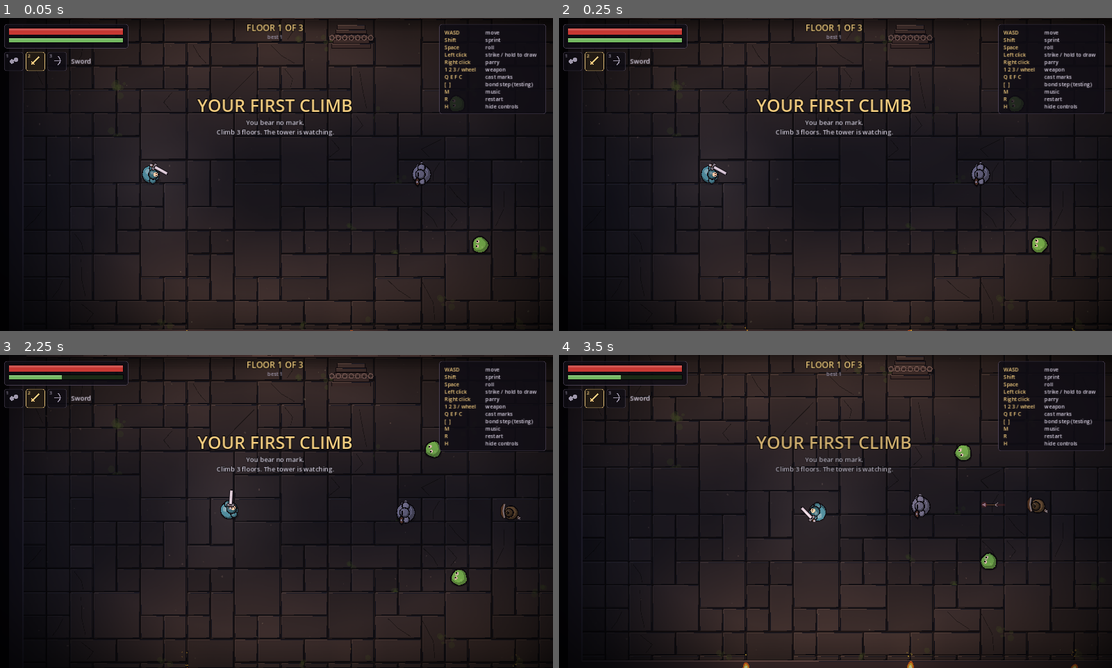
Above: before the commit, frames 1-4 (two rows, left to right).
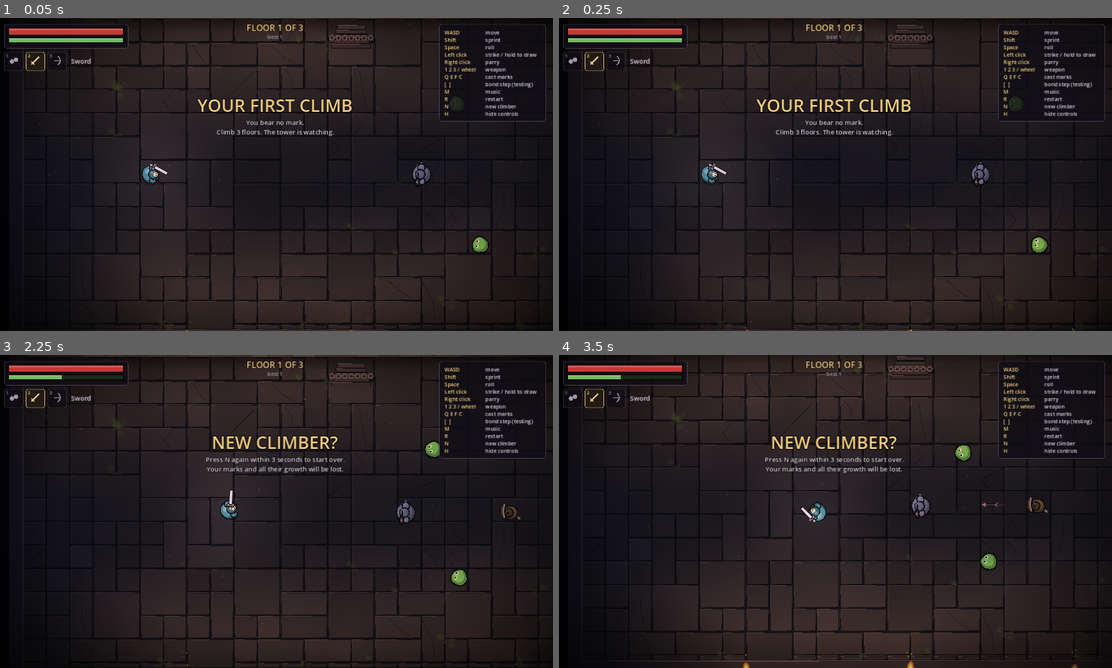
Above: after the commit, the same moments.

Repository: Raphu88/sixfold-tower-godot
Game: Godot game, scene res://scenes/main.tscn
Two runs of this game, one before a commit and one after it. Both use one fixed random seed, a clock stepped at 60 frames per second and the inputs below.
Inputs (mouse positions are in pixels of both pictures, inside the frame that each line leads up to):
- Up to frame 1 (0.05 s): no input
- Up to frame 2 (0.25 s): no input
- Up to frame 3 (2.25 s): tap Enter at 0.5 s; move the mouse to (398, 495) at 0.52 s; press the mouse at (398, 495) at 0.53 s; hold D (move_right) 0.53-1.25 s; tap Space (roll) at 0.8 s; release the mouse at (398, 495) at 1.25 s; drag from (165, 527) to (248, 574) at 1.27 s; move the mouse to (331, 442) at 2.02 s; press the mouse at (331, 442) at 2.03 s; hold D (move_right) from 2.03 s (still down); tap N (new_climber, bound only after the commit) at 2.1 s
- Up to frame 4 (3.5 s): release D (move_right) at 2.75 s; release the mouse at (890, 442) at 2.75 s; drag from (807, 574) to (669, 464) at 2.77 s

The runs differ from the first frame. In frame 1, 0.2% of the frame differs, in the area x 79-99%, y 27-75%; in frame 2, 0.2%; in frame 3, 1.5%, in the area x 35-99%, y 25-74%; in frame 4, 1.4%.

Commit message:
Add a "new climber" option to start over
Press N (or tap New on a phone) twice within 3 seconds to forget every
mark, all growth and soak, and the best floor, and begin the bondless
first climb again. The first press only asks to confirm.

Co-Authored-By: Claude Opus 5.5 <noreply@anthropic.com>
Claude-Session: https://claude.ai/code/session_01HwWXj9w7Di1bEHXTrCVubh

Diff:
--- a/scripts/controls.gd
+++ b/scripts/controls.gd
@@ -17,6 +17,7 @@
 	_bind("restart", [_key(KEY_R)])
 	_bind("toggle_music", [_key(KEY_M)])
 	_bind("toggle_help", [_key(KEY_H)])
+	_bind("new_climber", [_key(KEY_N)])
 	_bind("weapon_1", [_key(KEY_1)])
 	_bind("weapon_2", [_key(KEY_2)])
 	_bind("weapon_3", [_key(KEY_3)])
--- a/scripts/hud.gd
+++ b/scripts/hud.gd
@@ -126,7 +126,7 @@
 			["WASD", "move"], ["Shift", "sprint"], ["Space", "roll"],
 			["Left click", "strike / hold to draw"], ["Right click", "parry"],
 			["1 2 3 / wheel", "weapon"], ["Q E F C", "cast marks"],
-			["[  ]", "bond step (testing)"], ["M", "music"], ["R", "restart"], ["H", "hide controls"],
+			["[  ]", "bond step (testing)"], ["M", "music"], ["R", "restart"], ["N", "new climber"], ["H", "hide controls"],
 		]
 		var box := Rect2(size.x - 262, 14, 246, 20 + help.size() * 17)
 		draw_style_box(panel, box)
--- a/scripts/main.gd
+++ b/scripts/main.gd
@@ -56,6 +56,7 @@
 var climb_soak := {}  # everything soaked this climb
 var regard := {}  # the Regard, while it plays: {fell, part, id, t}
 var regard_pending := false
+var new_climber_t := 0.0  # a first press asks; a second within this time confirms
 
 # Attack turns: only this many monsters may be attacking at once.
 const MAX_ATTACKERS := 2
@@ -174,6 +175,15 @@
 	if Input.is_action_just_pressed("restart"):
 		get_tree().reload_current_scene()
 		return
+	new_climber_t -= delta / maxf(Engine.time_scale, 0.01)
+	if Input.is_action_just_pressed("new_climber"):
+		if new_climber_t > 0.0:
+			new_climber()
+			return
+		new_climber_t = 3.0
+		var again := "Tap New again" if touch_active else "Press N again"
+		banner = {"title": "NEW CLIMBER?", "lines": ["%s within 3 seconds to start over." % again, "Your marks and all their growth will be lost."], "t": 3.0}
+		sfx("warn_knight", 1.2, -6.0, 0.0)
 	if Input.is_action_just_pressed("step_up"):
 		_change_step(1)
 	if Input.is_action_just_pressed("step_down"):
@@ -432,6 +442,14 @@
 	get_tree().reload_current_scene()
 
 
+## Starts over as a new climber: no marks, back to the bondless first climb.
+func new_climber() -> void:
+	profile.reset()
+	Engine.time_scale = 1.0
+	if get_tree().current_scene == self:  # (tests run the room outside a scene)
+		get_tree().reload_current_scene()
+
+
 ## Tests: start with two marks instead of a bondless first climb.
 func grant_test_bonds() -> void:
 	profile.add_bond("hand", "stormcaller", false)
--- a/scripts/profile.gd
+++ b/scripts/profile.gd
@@ -34,6 +34,17 @@
 		if xp >= STEP_XP[i]:
 			step = i + 1
 	return step
+
+
+## A new climber: forget every mark, all growth and soak, and the best floor.
+func reset() -> void:
+	regarded = false
+	bonds = {}
+	soak = {}
+	tally = {}
+	climbs = 0
+	best_floor = 1
+	save()
 
 
 func load_save() -> void:
--- a/scripts/touch.gd
+++ b/scripts/touch.gd
@@ -13,7 +13,7 @@
 ## While touch is active the whole game is drawn bigger, so the world and
 ## text are readable on a small screen.
 const PHONE_SCALE := 1.5
-const ONE_SHOT := ["weapon", "music", "restart"]
+const ONE_SHOT := ["weapon", "music", "restart", "new"]
 
 var main
 var active := false
@@ -42,6 +42,7 @@
 		{"id": "fullscreen", "action": "", "c": tr + Vector2(-40, 40) * k, "r": 24.0 * k},
 		{"id": "music", "action": "toggle_music", "c": tr + Vector2(-100, 40) * k, "r": 24.0 * k},
 		{"id": "restart", "action": "restart", "c": tr + Vector2(-160, 40) * k, "r": 24.0 * k},
+		{"id": "new", "action": "new_climber", "c": tr + Vector2(-220, 40) * k, "r": 24.0 * k},
 	]
 	# One cast button per mark you carry, in these spots around attack.
 	var spots := [Vector2(-282, -222), Vector2(-52, -262), Vector2(-48, -368), Vector2(-405, -150)]
@@ -217,6 +218,8 @@
 				label = "[ ]"
 			"music":
 				label = "Music"
+			"new":
+				label = "New"
 			"restart":
 				label = "R"
 		draw_circle(c, r, Color(0, 0, 0, 0.45 if not pressed else 0.6))
--- a/tests/smoke_test.gd
+++ b/tests/smoke_test.gd
@@ -101,6 +101,20 @@
 
 
 func _spell_tests() -> void:
+	print("new climber")
+	main.regard = {}  # (still showing from the test above; it ignores other keys)
+	_check(not main.profile.bonds.is_empty(), "(the climber has marks)")
+	Input.action_press("new_climber")
+	await _frames(2)
+	Input.action_release("new_climber")
+	_check(main.new_climber_t > 0.0 and main.banner.get("title", "") == "NEW CLIMBER?", "a first press asks to confirm")
+	_check(not main.profile.bonds.is_empty(), "one press changes nothing yet")
+	await _frames(2)
+	Input.action_press("new_climber")
+	await _frames(2)
+	Input.action_release("new_climber")
+	_check(main.profile.bonds.is_empty() and not main.profile.regarded, "a second press starts a new climber: no marks")
+
 	print("new spells")
 	await _fresh_main()
 	var p = main.player
